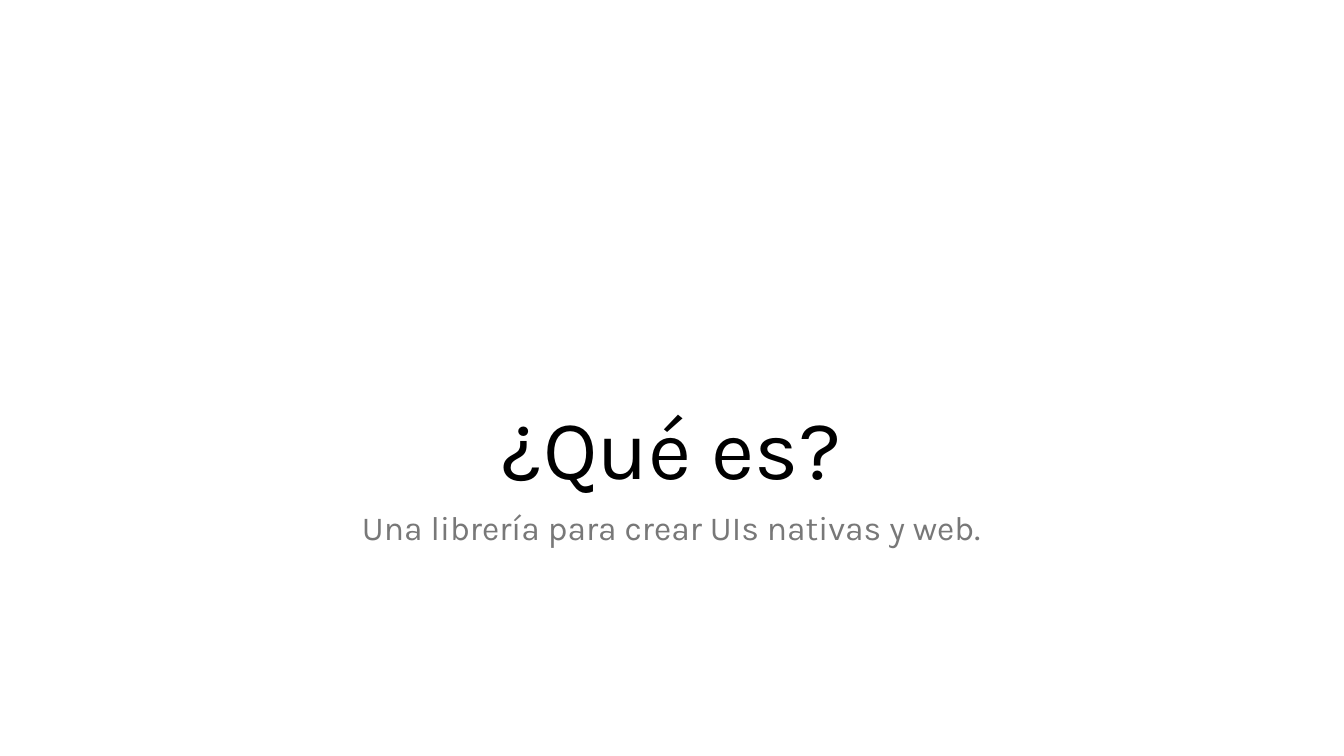
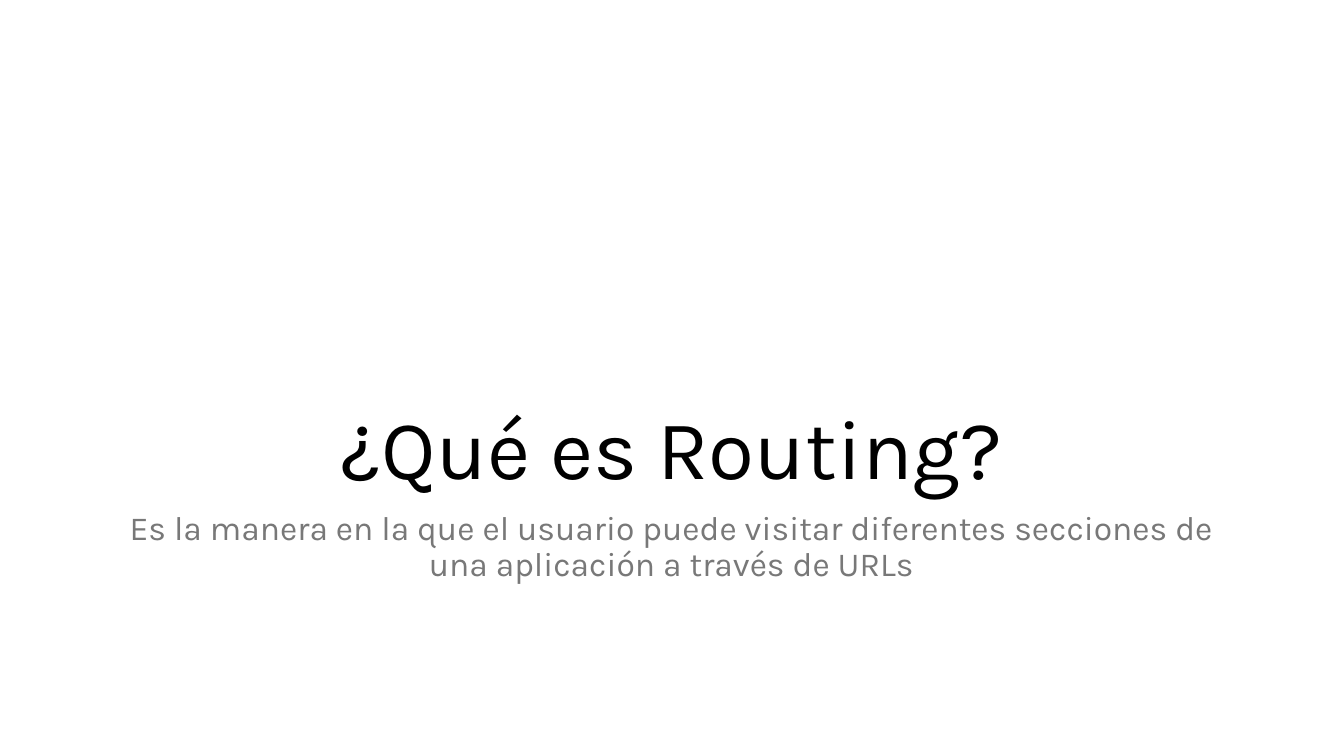
Before and after one commit to enmanuelmag/Bootcamp-FullStack, a slide deck: slide 2 of Unidad_3/Presentación.pptx. Drawn at 1344x756 pixels with LibreOffice and Linux fonts; fonts in the diff are those of the drawing. Boxes give left, top, right and bottom in pixels: in the first picture for what was removed or moved away, otherwise in the second. Text is boxed around its words. In the diff, an @@ line names an element or a change of style, - is before the commit and + after.

```diff
--- a/Unidad_3/Presentación.pptx
+++ b/Unidad_3/Presentación.pptx
@@ title at [340, 415, 1002, 499]: text changed @@
-¿Qué es?
+¿Qué es Routing?
@@ text at [130, 517, 1212, 584]: text changed @@
-Una librería para crear UIs nativas y web.
+Es la manera en la que el usuario puede visitar diferentes secciones de una aplicación a través de URLs
```
Also in this commit, not shown: 1 other slide changed, 3 slides added, 14 slides removed.
